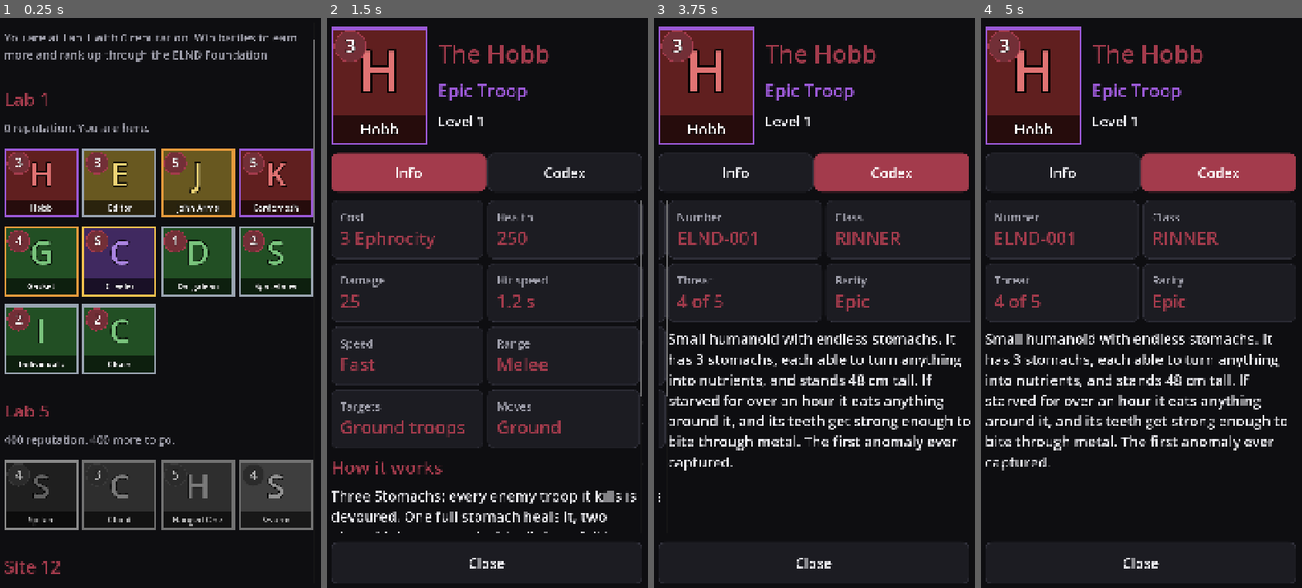
Above: before the commit, frames 1-4 (left to right).
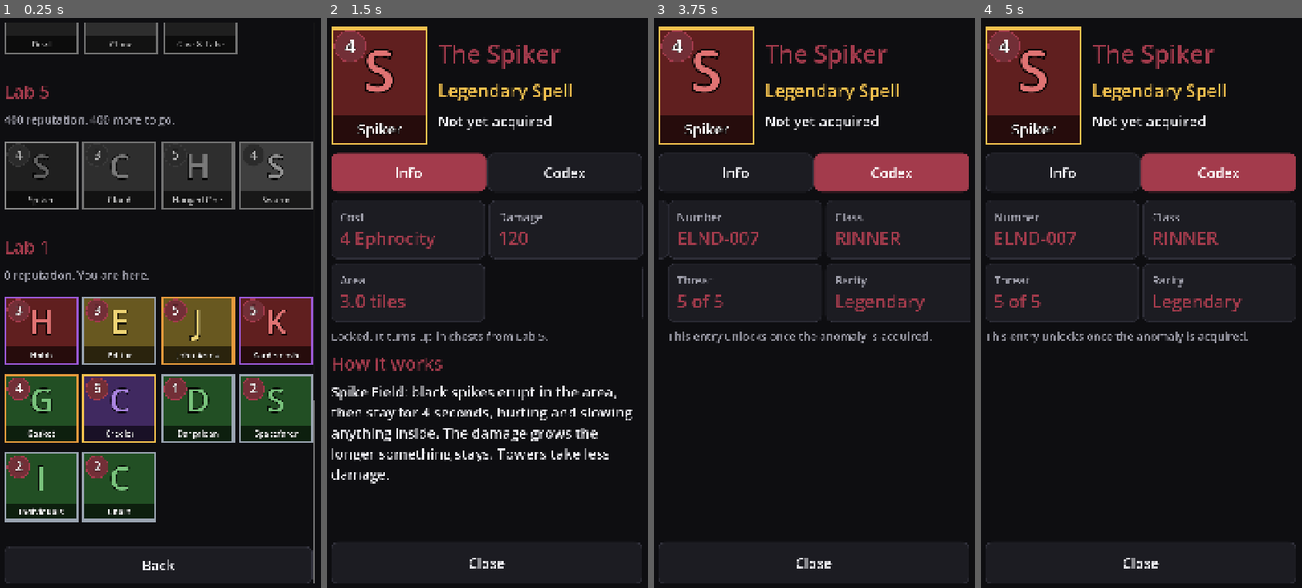
Above: after the commit, the same moments.

Repository: HenryElendheim/ELND
Game: Godot game, scene res://scenes/road.tscn
Two runs of this game, one before a commit and one after it. Both use one fixed random seed, a clock stepped at 60 frames per second and the inputs below. This scene is started directly instead of the project's main scene.
Inputs (mouse positions are in pixels of both pictures, inside the frame that each line leads up to):
- Up to frame 1 (0.25 s): no input
- Up to frame 2 (1.5 s): click (368, 183) at 0.52 s; click (outside the picture) at 1.27 s
- Up to frame 3 (3.75 s): click (772, 183) at 2.02 s; click (outside the picture) at 2.77 s; click (853, 183) at 3.52 s
- Up to frame 4 (5 s): click (outside the picture) at 4.27 s

The runs differ from the first frame. In frame 1, 53% of the frame differs, in the area x 1-99%, y 0-100%; in frame 2, 11%; in frame 3, 7.8%; in frame 4, 7.4%.

Commit message:
Flip the Foundation road, and only pick a category on a clean tap
The Foundation road now has the last Site at the top and Lab 1 at the
bottom, and still opens on where you are.

Buttons in the sideways sort and filter rows only pick an option on a
clean tap now. If your finger moves, it's a swipe and nothing gets
picked. Card tiles use the same tap handling, which now lives in one
shared TapGuard instead of inside the tile.

Diff:
--- a/scenes/road.gd
+++ b/scenes/road.gd
@@ -1,5 +1,5 @@
 extends Screen
-## The Foundation road: every Lab and Site from the first to the last, with the reputation each one needs
+## The Foundation road: every Lab and Site, with the last one at the top and the first at the bottom, with the reputation each one needs
 ## and the anomalies that turn up in chests from there on. Your place on the road is marked, and the screen opens on it.
 ## Cards from places you have not reached yet are drawn in grey. Tap any card to see what it does.
 
@@ -15,7 +15,7 @@
 	add(Ui.label("You are at %s with %d reputation. Win battles to earn more and rank up through the ELND Foundation." % [Progress.arena_name(here), Progress.reputation()], "MutedLabel"))
 	var by_place := _cards_by_place()
 	var marker: Control = null
-	for place in range(1, Progress.arena_count() + 1):
+	for place in range(Progress.arena_count(), 0, -1):
 		add(Ui.spacer(24))
 		var heading := Ui.label(Progress.arena_name(place), "HeadingLabel")
 		if place == here:
--- a/scripts/ui/card_tile.gd
+++ b/scripts/ui/card_tile.gd
@@ -18,16 +18,9 @@
 signal tapped
 signal held
 
-const HOLD_MS := 450
-const MOVE_SLACK := 18.0
-
 var card_id := ""
 ## Shows the level above the tile and the bar of copies toward the next level under it.
 var show_progress := false
-var _down_at: Variant = null
-var _down_ms := 0
-var _moved := false
-var _held := false
 ## A card the player cannot get yet. It is drawn in grey, with the Lab or Site that unlocks it where the level would be.
 var locked := false
 ## Glows purple, which marks a card in the evolution slot with its evolution unlocked, or one ready to come out evolved.
@@ -42,32 +35,7 @@
 ## which means a swipe that starts on a card still scrolls.
 func enable_gestures() -> void:
 	toggle_mode = true
-	button_mask = 0
-	mouse_filter = MOUSE_FILTER_PASS
-	set_process(true)
-
-
-func _gui_input(event: InputEvent) -> void:
-	if button_mask != 0:
-		return
-	if event is InputEventMouseButton and event.button_index == MOUSE_BUTTON_LEFT:
-		if event.pressed:
-			_down_at = event.position
-			_down_ms = Time.get_ticks_msec()
-			_moved = false
-			_held = false
-		elif _down_at != null:
-			if not _moved and not _held and Rect2(Vector2.ZERO, size).has_point(event.position):
-				tapped.emit()
-			_down_at = null
-	elif event is InputEventMouseMotion and _down_at != null and event.position.distance_to(_down_at) > MOVE_SLACK:
-		_moved = true
-
-
-func _process(_delta: float) -> void:
-	if _down_at != null and not _moved and not _held and Time.get_ticks_msec() - _down_ms >= HOLD_MS:
-		_held = true
-		held.emit()
+	TapGuard.attach(self, tapped.emit, held.emit)
 
 
 static func short_name(id: String) -> String:
@@ -85,7 +53,6 @@
 	clip_contents = true
 	size_flags_horizontal = SIZE_EXPAND_FILL
 	custom_minimum_size = Vector2(0, 230 + (LEVEL_HEIGHT + BAR_HEIGHT + GAP * 2 if progress else 0))
-	set_process(false)
 
 
 func _draw() -> void:
--- /dev/null
+++ b/scripts/ui/tap_guard.gd
@@ -0,0 +1,54 @@
+class_name TapGuard
+extends Node
+## Makes a button react only to a clean tap: the finger goes down and comes up again in the same place.
+## A finger that moves is left to scroll or swipe whatever is around the button, and nothing gets picked.
+## Holding still for a moment can do something else, such as picking up a card to move it.
+## The button itself stops reacting to presses and lets touches pass on to the list around it.
+
+const HOLD_MS := 450
+const MOVE_SLACK := 18.0
+
+var _on_tap: Callable
+var _on_hold: Callable
+var _button: Control
+var _down_at: Variant = null
+var _down_ms := 0
+var _moved := false
+var _held := false
+
+
+static func attach(button: BaseButton, on_tap: Callable, on_hold := Callable()) -> TapGuard:
+	var guard := TapGuard.new()
+	guard._on_tap = on_tap
+	guard._on_hold = on_hold
+	guard._button = button
+	button.button_mask = 0
+	button.mouse_filter = Control.MOUSE_FILTER_PASS
+	button.gui_input.connect(guard._on_input)
+	button.add_child(guard)
+	return guard
+
+
+func _ready() -> void:
+	set_process(_on_hold.is_valid())
+
+
+func _on_input(event: InputEvent) -> void:
+	if event is InputEventMouseButton and event.button_index == MOUSE_BUTTON_LEFT:
+		if event.pressed:
+			_down_at = event.position
+			_down_ms = Time.get_ticks_msec()
+			_moved = false
+			_held = false
+		elif _down_at != null:
+			if not _moved and not _held and Rect2(Vector2.ZERO, _button.size).has_point(event.position):
+				_on_tap.call()
+			_down_at = null
+	elif event is InputEventMouseMotion and _down_at != null and event.position.distance_to(_down_at) > MOVE_SLACK:
+		_moved = true
+
+
+func _process(_delta: float) -> void:
+	if _down_at != null and not _moved and not _held and Time.get_ticks_msec() - _down_ms >= HOLD_MS:
+		_held = true
+		_on_hold.call()
--- a/scripts/ui/ui.gd
+++ b/scripts/ui/ui.gd
@@ -70,6 +70,7 @@
 	return scroll
 
 
+## In a sideways row only a clean tap picks an option, which means swiping along the row never picks one by accident.
 static func _fill_choices(box: Container, options: Array, current: Variant, on_change: Callable, expand: bool) -> void:
 	var group := ButtonGroup.new()
 	for option in options:
@@ -79,7 +80,13 @@
 		node.button_pressed = option[0] == current
 		if not expand:
 			node.size_flags_horizontal = Control.SIZE_FILL
+			TapGuard.attach(node, func() -> void: _pick(node, option[0], on_change))
 		box.add_child(node)
+
+
+static func _pick(node: Button, value: Variant, on_change: Callable) -> void:
+	node.button_pressed = true
+	on_change.call(value)
 
 
 ## A label with the current value, and a slider below it. Values show as a percentage, or as seconds when asked.
Not shown, changed: docs/project-notes.md
